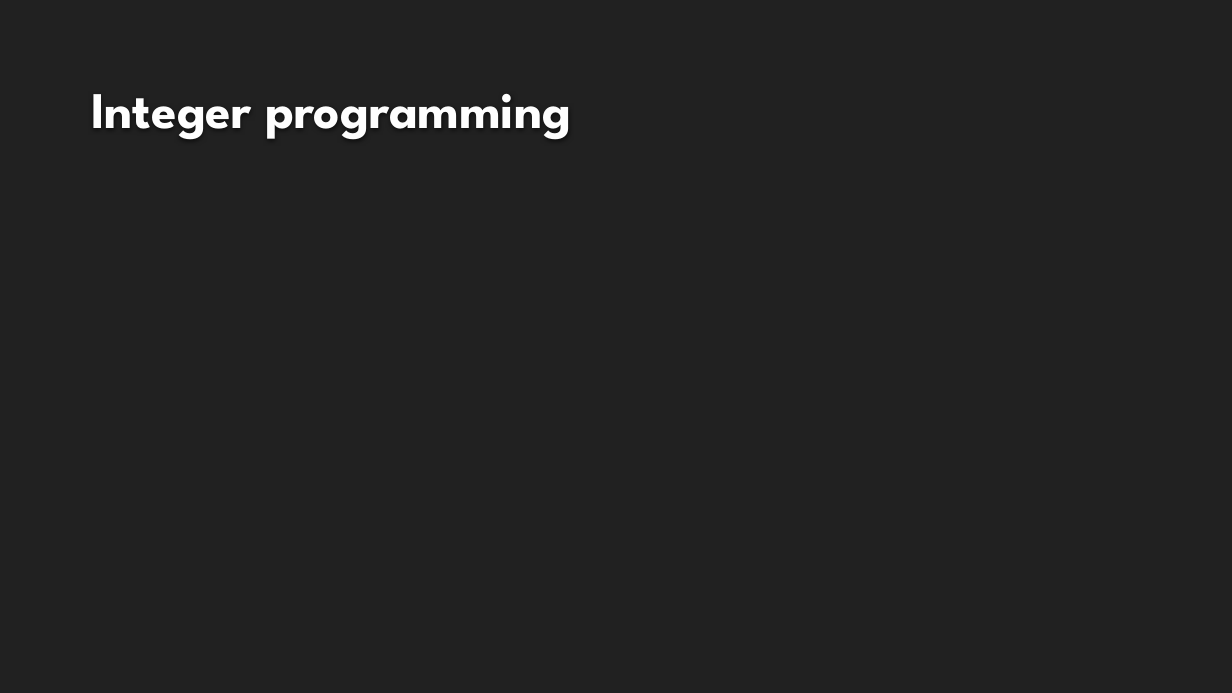
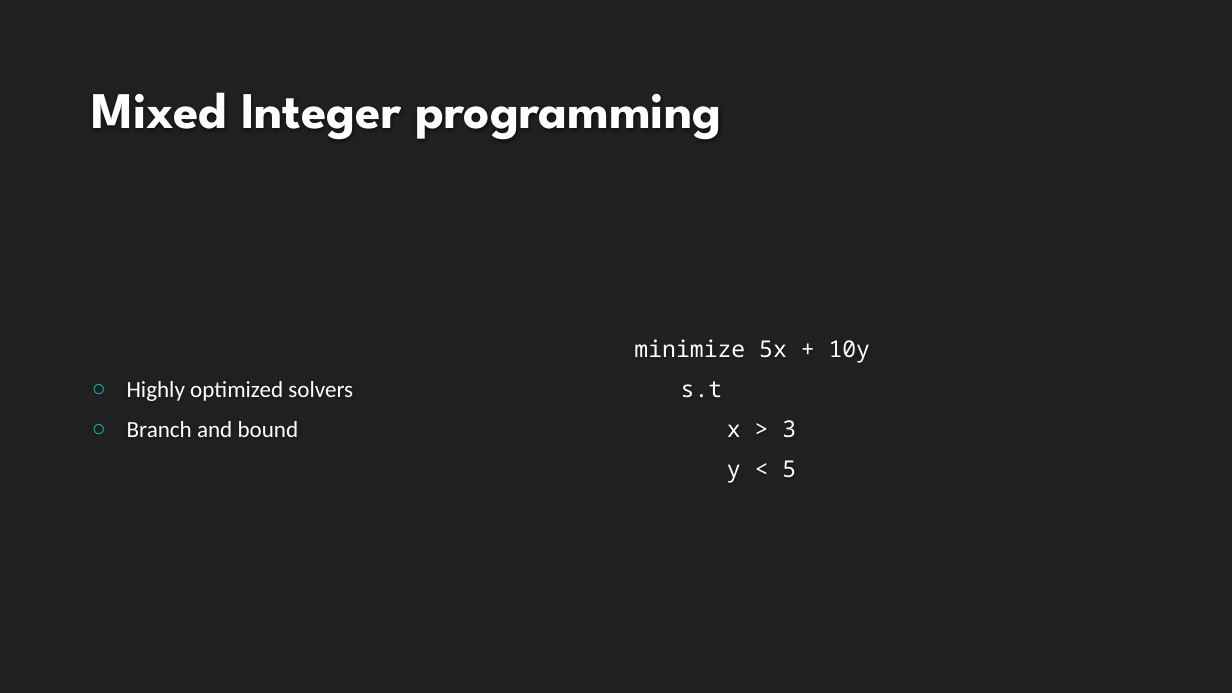
Before and after one commit to VikingDai/Honours-MAPF, a slide deck: slide 29 of Documents/Intermediate Presentation/NewPresentation.pptx (slide 30 before the commit). Drawn at 1232x693 pixels with LibreOffice and Linux fonts; fonts in the diff are those of the drawing; background and template pictures are left out. Boxes give left, top, right and bottom in pixels: in the first picture for what was removed or moved away, otherwise in the second. Text is boxed around its words. In the diff, an @@ line names an element or a change of style, - is before the commit and + after.

```diff
--- a/Documents/Intermediate Presentation/NewPresentation.pptx
+++ b/Documents/Intermediate Presentation/NewPresentation.pptx
@@ title at box(91, 92, 721, 140): text changed @@
-Integer programming
+Mixed Integer programming
@@ text added at box(634, 339, 871, 483), 18 pt, text #FFFFFF @@
+minimize 5x + 10y
+s.t
+x > 3
+y < 5
@@ text added at box(127, 381, 353, 437), 18 pt, text #FFFFFF @@
+○ Highly optimized solvers
+○ Branch and bound
```
Also in this commit, not shown: 17 other slides changed, 23 slides added, 12 slides removed, 3 other files.
